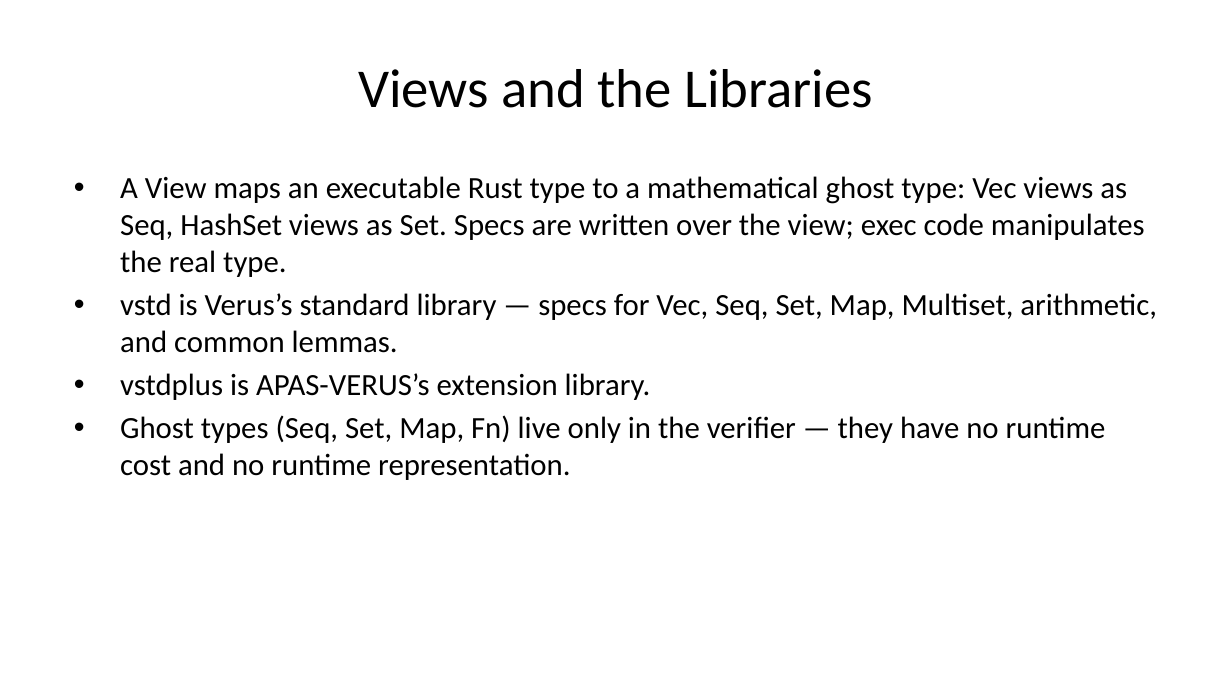
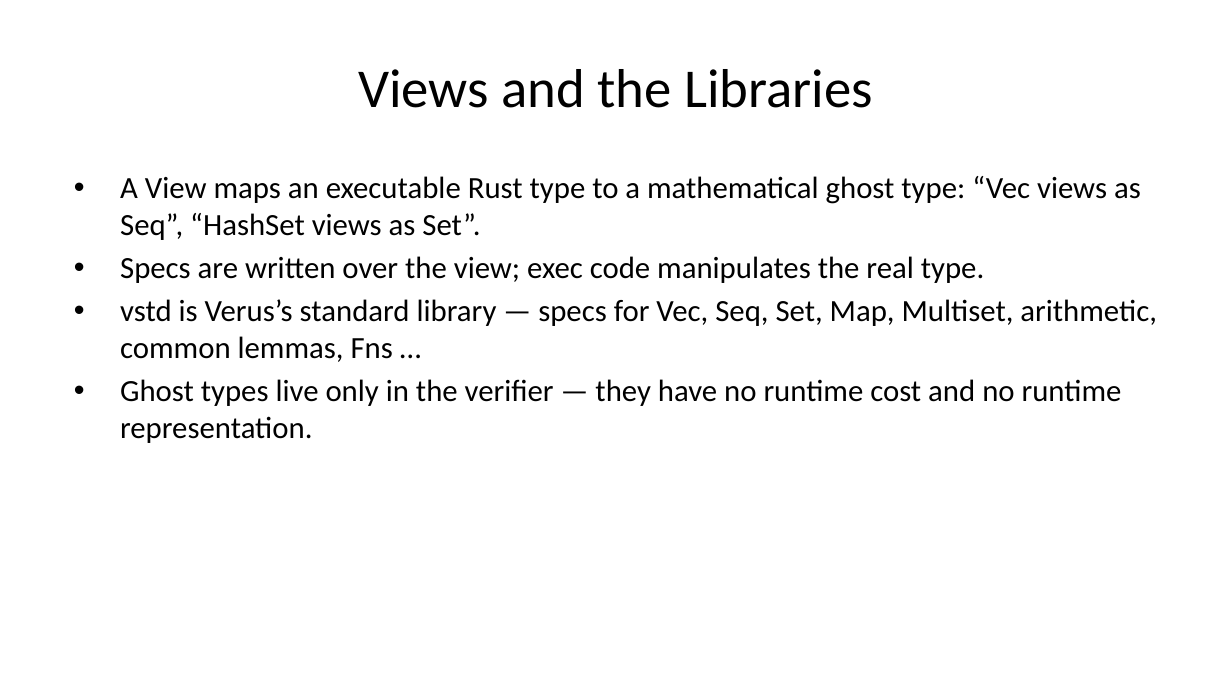
Before and after one commit to briangmilnes/APAS-VERUS, a slide deck: slide 20 of lectures/slidesMSR.pptx (slide 19 before the commit). Drawn at 1232x693 pixels with LibreOffice and Linux fonts; fonts in the diff are those of the drawing. Boxes give left, top, right and bottom in pixels: in the first picture for what was removed or moved away, otherwise in the second. Text is boxed around its words. In the diff, an @@ line names an element or a change of style, - is before the commit and + after.

```diff
--- a/lectures/slidesMSR.pptx
+++ b/lectures/slidesMSR.pptx
@@ text at [120,176,1157,443]: text changed @@
-• A View maps an executable Rust type to a mathematical ghost type: Vec views as Seq, HashSet views as Set. Specs are written over the view; exec code manipulates the real type.
-• vstd is Verus’s standard library — specs for Vec, Seq, Set, Map, Multiset, arithmetic, and common lemmas.
-• vstdplus is APAS-VERUS’s extension library.
-• Ghost types (Seq, Set, Map, Fn) live only in the verifier — they have no runtime cost and no runtime representation.
+• A View maps an executable Rust type to a mathematical ghost type: “Vec views as Seq”, “HashSet views as Set”.
+• Specs are written over the view; exec code manipulates the real type.
+• vstd is Verus’s standard library — specs for Vec, Seq, Set, Map, Multiset, arithmetic, common lemmas, Fns …
+• Ghost types live only in the verifier — they have no runtime cost and no runtime representation.
```
Also in this commit, not shown: 19 other slides changed, 6 slides added, 1 other file.
